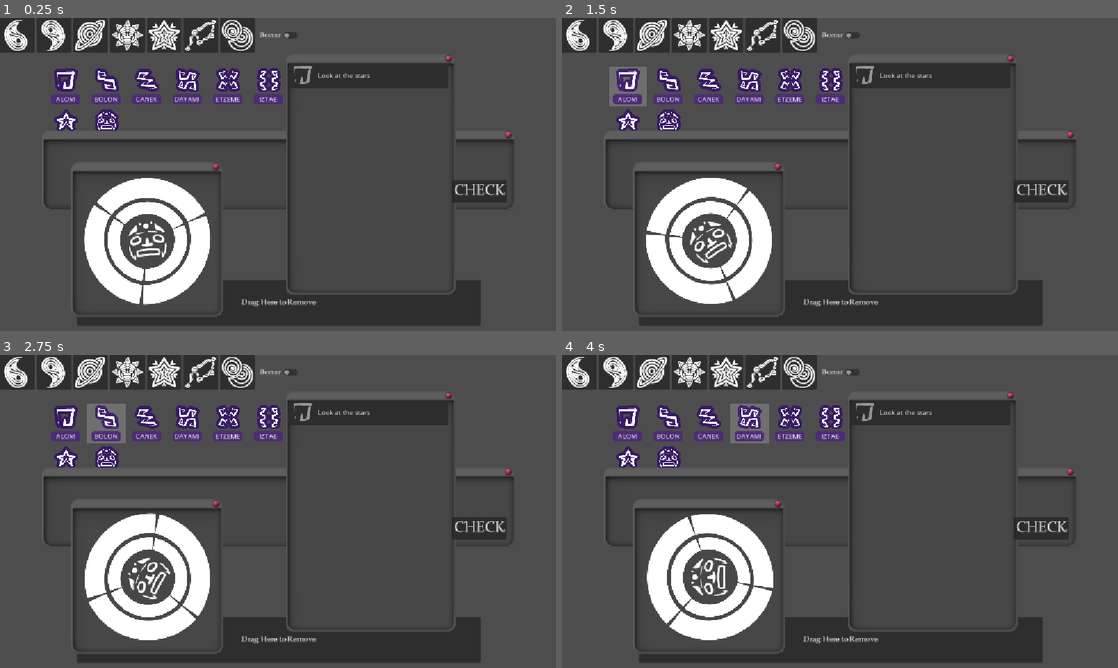
Above: before the commit, frames 1-4 (two rows, left to right).
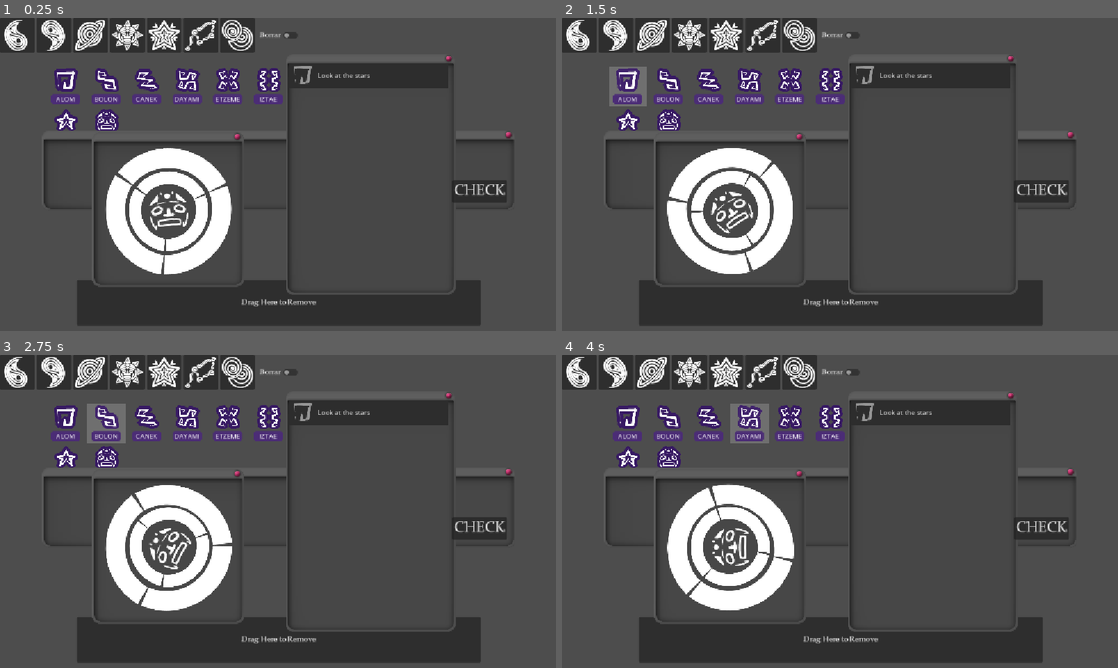
Above: after the commit, the same moments.

Repository: Wendfrey/minijam_210_astral
Game: Godot game, scene res://demo_world.tscn
Two runs of this game, one before a commit and one after it. Both use one fixed random seed, a clock stepped at 60 frames per second and the inputs below. This scene is started directly instead of the project's main scene.
Inputs:
- Up to frame 1 (0.25 s): no input
- Up to frame 2 (1.5 s): click "CHECK" at 0.5 s; click "ALOM" at 1.25 s
- Up to frame 3 (2.75 s): click "BOLON" at 2 s
- Up to frame 4 (4 s): click "CANEK" at 2.75 s; click "DAYAMI" at 3.5 s

The runs differ from the first frame. In frame 1, 8.9% of the frame differs, in the area x 12-44%, y 36-96%; in frame 2, 8.9%; in frame 3, 8.8%; in frame 4, 8.8%.
Error before the commit: Invalid call. Nonexistent function 'getPiecesArray' in base 'Nil'. (res://CheckRules.gd:54)
Error after the commit: Invalid access to property or key 'level_completed' on a base object of type 'Node (progess.gd)'. (res://scripts/statusCheck.gd:6)

Commit message:
al completar nivel se vuelve verde, algunas quest y correcciones

Diff:
--- a/minijam-210-astral/Scenes/Nivel.tscn
+++ b/minijam-210-astral/Scenes/Nivel.tscn
@@ -81,6 +81,42 @@
 "transitions": PackedFloat32Array(1),
 "update": 0,
 "values": [Color(1, 1, 1, 0)]
+}
+tracks/4/type = "value"
+tracks/4/imported = false
+tracks/4/enabled = true
+tracks/4/path = NodePath("../../SkyBg/star_01:position")
+tracks/4/interp = 1
+tracks/4/loop_wrap = true
+tracks/4/keys = {
+"times": PackedFloat32Array(0),
+"transitions": PackedFloat32Array(1),
+"update": 0,
+"values": [Vector3(-484.25415, 11.25, 735.6379)]
+}
+tracks/5/type = "value"
+tracks/5/imported = false
+tracks/5/enabled = true
+tracks/5/path = NodePath("../../SkyBg/star_01:scale")
+tracks/5/interp = 1
+tracks/5/loop_wrap = true
+tracks/5/keys = {
+"times": PackedFloat32Array(0),
+"transitions": PackedFloat32Array(1),
+"update": 0,
+"values": [Vector3(70, 70, 70)]
+}
+tracks/6/type = "value"
+tracks/6/imported = false
+tracks/6/enabled = true
+tracks/6/path = NodePath("../../SkyBg/star_01:visible")
+tracks/6/interp = 1
+tracks/6/loop_wrap = true
+tracks/6/keys = {
+"times": PackedFloat32Array(0),
+"transitions": PackedFloat32Array(1),
+"update": 1,
+"values": [true]
 }
 
 [sub_resource type="Animation" id="Animation_mr7q5"]
@@ -188,11 +224,76 @@
 "values": [Color(0.84947944, 0.84947944, 0.84947944, 0), Color(1, 1, 1, 0)]
 }
 
+[sub_resource type="Animation" id="Animation_er4ec"]
+resource_name = "starwish"
+length = 20.0
+tracks/0/type = "value"
+tracks/0/imported = false
+tracks/0/enabled = true
+tracks/0/path = NodePath(".:position")
+tracks/0/interp = 1
+tracks/0/loop_wrap = true
+tracks/0/keys = {
+"times": PackedFloat32Array(0),
+"transitions": PackedFloat32Array(1),
+"update": 0,
+"values": [Vector3(3.9360003, 0.605, -1.51)]
+}
+tracks/1/type = "value"
+tracks/1/imported = false
+tracks/1/enabled = true
+tracks/1/path = NodePath(".:rotation")
+tracks/1/interp = 1
+tracks/1/loop_wrap = true
+tracks/1/keys = {
+"times": PackedFloat32Array(0),
+"transitions": PackedFloat32Array(1),
+"update": 0,
+"values": [Vector3(0, -1.813397, 0)]
+}
+tracks/2/type = "value"
+tracks/2/imported = false
+tracks/2/enabled = true
+tracks/2/path = NodePath("../../SkyBg/star_01:position")
+tracks/2/interp = 1
+tracks/2/loop_wrap = true
+tracks/2/keys = {
+"times": PackedFloat32Array(0, 19.833334, 20),
+"transitions": PackedFloat32Array(1, 1, 1),
+"update": 0,
+"values": [Vector3(-484.254, 200, 0), Vector3(-484.254, 200, 0), Vector3(-484.254, 100, 900)]
+}
+tracks/3/type = "value"
+tracks/3/imported = false
+tracks/3/enabled = true
+tracks/3/path = NodePath("../../SkyBg/star_01:scale")
+tracks/3/interp = 1
+tracks/3/loop_wrap = true
+tracks/3/keys = {
+"times": PackedFloat32Array(0),
+"transitions": PackedFloat32Array(1),
+"update": 0,
+"values": [Vector3(10, 10, 10)]
+}
+tracks/4/type = "value"
+tracks/4/imported = false
+tracks/4/enabled = true
+tracks/4/path = NodePath("../../SkyBg/star_01:visible")
+tracks/4/interp = 1
+tracks/4/loop_wrap = true
+tracks/4/keys = {
+"times": PackedFloat32Array(0, 19.733335, 19.833334),
+"transitions": PackedFloat32Array(1, 1, 1),
+"update": 1,
+"values": [false, false, true]
+}
+
 [sub_resource type="AnimationLibrary" id="AnimationLibrary_mr7q5"]
 _data = {
 &"RESET": SubResource("Animation_pvqg1"),
 &"ToWindow": SubResource("Animation_mr7q5"),
-&"idle": SubResource("Animation_c7umo")
+&"idle": SubResource("Animation_c7umo"),
+&"starwish": SubResource("Animation_er4ec")
 }
 
 [sub_resource type="StyleBoxEmpty" id="StyleBoxEmpty_i2q11"]
@@ -537,6 +638,18 @@
 "transitions": PackedFloat32Array(1),
 "update": 1,
 "values": [3000]
+}
+tracks/25/type = "value"
+tracks/25/imported = false
+tracks/25/enabled = true
+tracks/25/path = NodePath("WorldEnvironment/SkyBg/star_01:position")
+tracks/25/interp = 1
+tracks/25/loop_wrap = true
+tracks/25/keys = {
+"times": PackedFloat32Array(0),
+"transitions": PackedFloat32Array(1),
+"update": 0,
+"values": [Vector3(-484.25415, 11.25, 735.6379)]
 }
 
 [sub_resource type="Animation" id="Animation_8xpys"]
@@ -841,6 +954,18 @@
 "transitions": PackedFloat32Array(1, 1),
 "update": 1,
 "values": [3000, -20]
+}
+tracks/25/type = "value"
+tracks/25/imported = false
+tracks/25/enabled = true
+tracks/25/path = NodePath("WorldEnvironment/SkyBg/star_01:position")
+tracks/25/interp = 1
+tracks/25/loop_wrap = true
+tracks/25/keys = {
+"times": PackedFloat32Array(0),
+"transitions": PackedFloat32Array(1),
+"update": 0,
+"values": [Vector3(-484.25415, 11.25, 735.6379)]
 }
 
 [sub_resource type="AnimationLibrary" id="AnimationLibrary_i2q11"]
@@ -1098,6 +1223,7 @@
 process_mode = 3
 visible = false
 
+[connection signal="animation_finished" from="WorldEnvironment/CameraAnimation" to="WorldEnvironment/ToWindow/SubViewport/Control/CanvasLayer" method="_on_camera_animation_animation_finished"]
 [connection signal="pressed" from="WorldEnvironment/Guide/SubViewport/Control/CanvasLayer/blackBg/BackButton" to="WorldEnvironment/ToWindow/SubViewport/Control/CanvasLayer" method="_on_back_button_pressed"]
 [connection signal="pressed" from="WorldEnvironment/ToWindow/SubViewport/Control/CanvasLayer/Button" to="WorldEnvironment/ToWindow/SubViewport/Control/CanvasLayer" method="_on_button_pressed"]
 
--- a/minijam-210-astral/scripts/LevelCameraControls.gd
+++ b/minijam-210-astral/scripts/LevelCameraControls.gd
@@ -8,6 +8,7 @@
 func _on_button_pressed():
 	CameraAnimation.play("ToWindow")
 	await CameraAnimation.animation_finished
+	CameraAnimation.play("starwish")
 	back_button.disabled = false
 	first_window.visible = true
 	PlayerProgess.checkDoneLogro(0,0)
@@ -20,3 +21,7 @@
 	CameraAnimation.play_backwards("ToWindow")
 	await CameraAnimation.animation_finished
 	CameraAnimation.play("idle")
+
+func _on_camera_animation_animation_finished(anim_name):
+	if anim_name == "starwish":
+		PlayerProgess.checkDoneLogro(11,0)
--- a/minijam-210-astral/scripts/progess.gd
+++ b/minijam-210-astral/scripts/progess.gd
@@ -13,10 +13,10 @@
 	logros.append(Logro.new(6)) #Completar 2 pasos en los 6 niveles
 	logros.append(Logro.new(7)) #Descubrir todos los sigils
 	logros.append(Logro.new(1)) #Que se active el efecto del Secret lover
-	logros.append(Logro.new(8)) #Haber hecho check con todas las reglas rotas
+	logros.append(Logro.new(11)) #Haber hecho check con todas las reglas rotas
 	logros.append(Logro.new(5)) #Ir muchas veces a la ventana
 	logros.append(Logro.new(3)) #Abrir muchas veces Status
-	logros.append(Logro.new(3)) #esperar un rato mirando las estrellas
+	logros.append(Logro.new(1)) #esperar un rato mirando las estrellas
 	logros.append(Logro.new(6)) #Completar los 6 niveles
 
 
--- a/minijam-210-astral/scripts/screenExplorer.gd
+++ b/minijam-210-astral/scripts/screenExplorer.gd
@@ -13,7 +13,7 @@
 	ventanaLogros.visible = false
 
 func _on_status_close_pressed():
-	ventanaLogros.visible = false
+	ventanaStatus.visible = false
 
 func _on_level_1_pressed():
 	PlayerProgess.checkDoneLogro(2,0)
--- /dev/null
+++ b/minijam-210-astral/scripts/statusCheck.gd
@@ -0,0 +1,9 @@
+extends Panel
+
+@export var indicators:Array[Sprite2D]
+
+func _ready():
+	PlayerProgess.level_completed.connect(colorTile)
+
+func colorTile(num):
+	indicators[num].modulate = Color(0,1,0)
--- a/minijam-210-astral/test_world.tscn
+++ b/minijam-210-astral/test_world.tscn
@@ -10,6 +10,7 @@
 [ext_resource type="Texture2D" uid="uid://cf26g60vlp1i6" path="res://assets/img/pcIcons/logroDisabled.png" id="6_blr6d"]
 [ext_resource type="Texture2D" uid="uid://bbvvelnsui5nr" path="res://assets/img/pcIcons/one.png" id="10_ud3vi"]
 [ext_resource type="FontFile" uid="uid://cf2ah2bsw2yn2" path="res://Font/OpenSans-VariableFont_wdth,wght.ttf" id="11_5457m"]
+[ext_resource type="Script" uid="uid://v6ucqf16tcsf" path="res://scripts/statusCheck.gd" id="12_07e4k"]
 [ext_resource type="Texture2D" uid="uid://cibjmv1ofc37s" path="res://assets/img/pcIcons/two.png" id="12_ivea3"]
 [ext_resource type="Texture2D" uid="uid://bmibwmgmvg0n5" path="res://assets/img/pcIcons/three.png" id="13_jvck6"]
 [ext_resource type="Texture2D" uid="uid://rcty8r5u1h8f" path="res://assets/img/pcIcons/statusCenter.png" id="14_f2a6c"]
@@ -56,6 +57,7 @@
 [sub_resource type="Animation" id="Animation_42nsl"]
 resource_name = "ticking"
 length = 10.5
+loop_mode = 1
 tracks/0/type = "value"
 tracks/0/imported = false
 tracks/0/enabled = true
@@ -131,6 +133,7 @@
 [sub_resource type="Animation" id="Animation_07e4k"]
 resource_name = "spinning"
 length = 16.0
+loop_mode = 1
 tracks/0/type = "value"
 tracks/0/imported = false
 tracks/0/enabled = true
@@ -429,15 +432,17 @@
 theme_override_styles/normal = SubResource("StyleBoxEmpty_cnaw2")
 theme_override_styles/hover = SubResource("StyleBoxEmpty_kt6p6")
 
-[node name="StatusVentana" type="Panel" parent="." unique_id=1383264431]
+[node name="StatusVentana" type="Panel" parent="." unique_id=1383264431 node_paths=PackedStringArray("indicators")]
 z_index = 1
 layout_mode = 0
-offset_left = -423.0
-offset_top = -5.0
-offset_right = -120.0
-offset_bottom = 288.0
+offset_left = -379.0
+offset_top = -67.0
+offset_right = -76.0
+offset_bottom = 226.0
 mouse_filter = 2
 theme_override_styles/panel = ExtResource("5_lf0gk")
+script = ExtResource("12_07e4k")
+indicators = [NodePath("Calendar/Circle1/Level1"), NodePath("Calendar/Circle1/Level2"), NodePath("Calendar/Circle1/Level3"), NodePath("Calendar/Circle2/Level4"), NodePath("Calendar/Circle2/Level5"), NodePath("Calendar/Circle2/Level6"), NodePath("Calendar")]
 
 [node name="close" type="Button" parent="StatusVentana" unique_id=1889893680]
 layout_mode = 1
@@ -476,6 +481,7 @@
 
 [node name="AnimationPlayer" type="AnimationPlayer" parent="StatusVentana/Calendar/Circle1" unique_id=894308208]
 libraries/ = SubResource("AnimationLibrary_8oxbk")
+autoplay = &"ticking"
 
 [node name="Circle2" type="Node2D" parent="StatusVentana/Calendar" unique_id=1121135223]
 scale = Vector2(0.595, 0.595)
@@ -496,6 +502,7 @@
 
 [node name="AnimationPlayer" type="AnimationPlayer" parent="StatusVentana/Calendar/Circle2" unique_id=1143610236]
 libraries/ = SubResource("AnimationLibrary_8wsjh")
+autoplay = &"ticking"
 
 [node name="Spinning" type="AnimationPlayer" parent="StatusVentana/Calendar" unique_id=1239167163]
 root_node = NodePath("../..")
Not shown, added: minijam-210-astral/scripts/statusCheck.gd.uid
